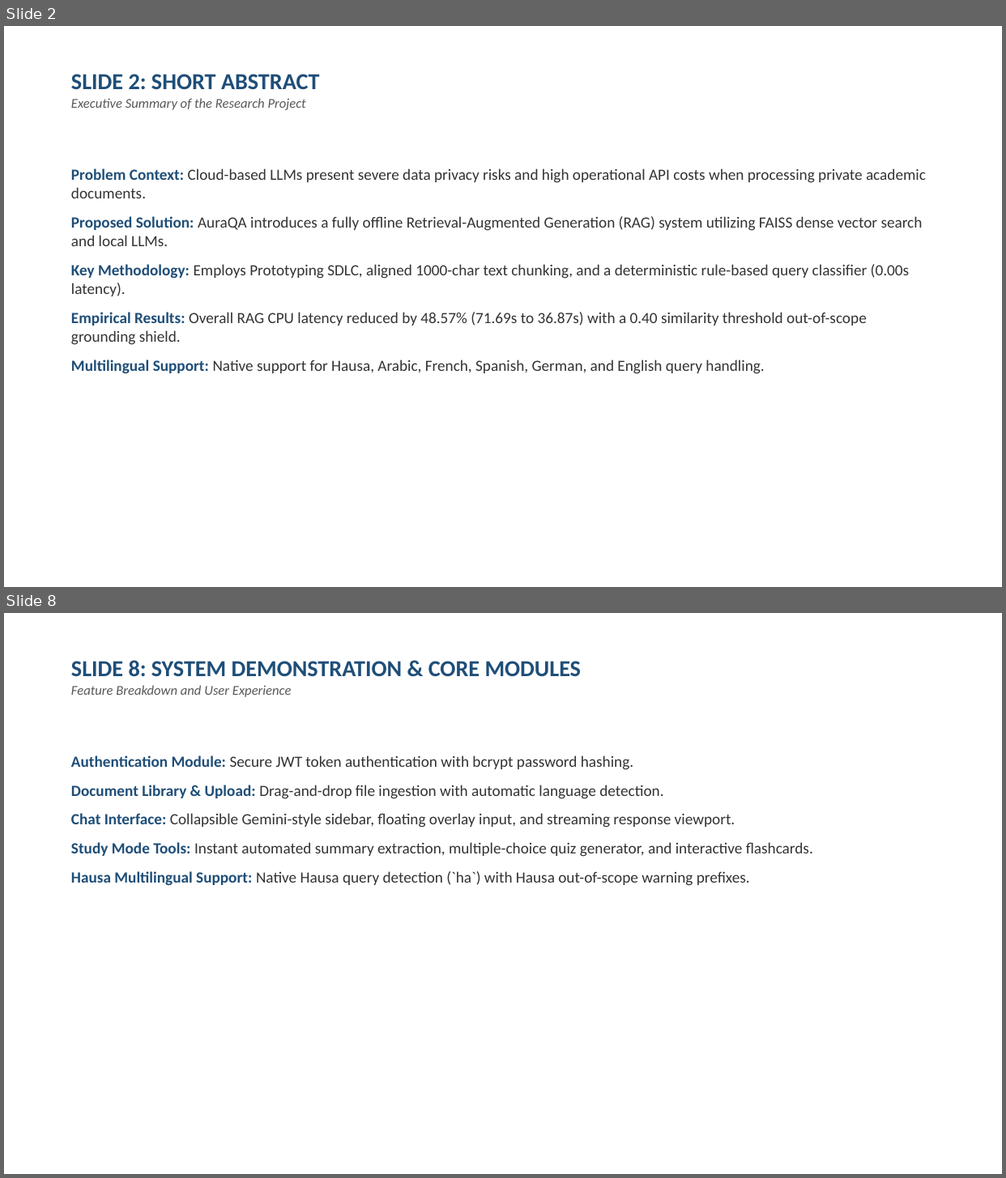
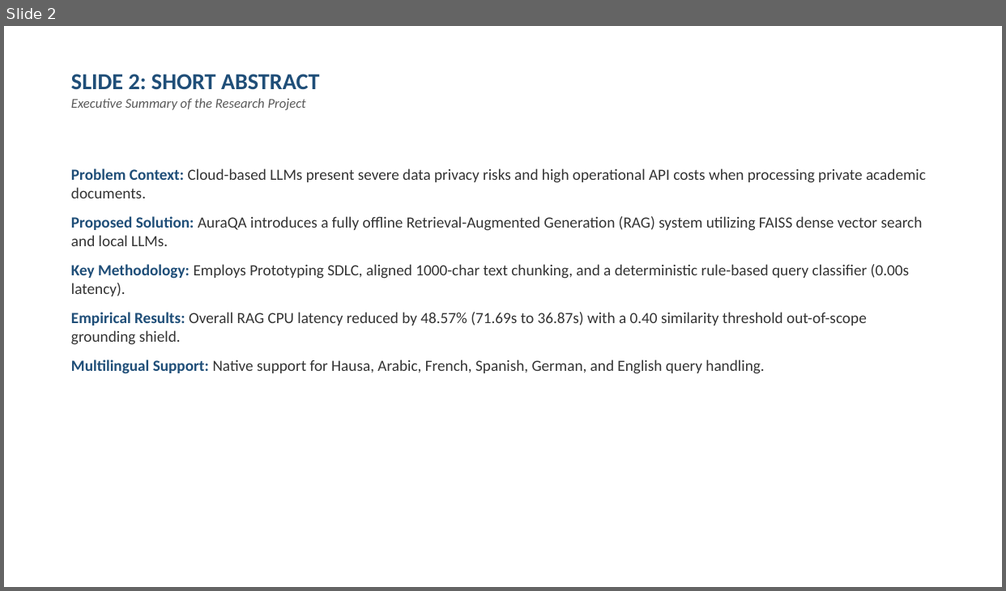
Before and after one commit to SageerAuwal/AuraQA, a slide deck: Professional_Project_Defense_Presentation_AuraQA.pptx. Shown one above the other, each under a label of ours: slides 2 and 8 before the commit, slide 2 after it; the slides between them are not shown. The pictures are 1006x1178 and 1006x591 pixels, drawn with LibreOffice and Linux fonts; fonts in the diff are those of the drawing. Boxes give left, top, right and bottom in pixels: in the first picture for what was removed or moved away, otherwise in the second. Text is boxed around its words. In the diff, an @@ line names an element or a change of style, - is before the commit and + after.

```diff
--- a/Professional_Project_Defense_Presentation_AuraQA.pptx
+++ b/Professional_Project_Defense_Presentation_AuraQA.pptx
@@ slide 8 removed at (x1=4, y1=613, x2=1002, y2=1174), background #FFFFFF @@
@@ text removed at (x1=71, y1=660, x2=582, y2=697) @@
-SLIDE 8: SYSTEM DEMONSTRATION & CORE MODULES
-Feature Breakdown and User Experience
@@ text removed at (x1=71, y1=756, x2=813, y2=886) @@
-Authentication Module: Secure JWT token authentication with bcrypt password hashing.
-Document Library & Upload: Drag-and-drop file ingestion with automatic language detection.
-Chat Interface: Collapsible Gemini-style sidebar, floating overlay input, and streaming response viewport.
-Study Mode Tools: Instant automated summary extraction, multiple-choice quiz generator, and interactive flashcards.
-Hausa Multilingual Support: Native Hausa query detection (`ha`) with Hausa out-of-scope warning prefixes.
```
Also in this commit, not shown: 7 slides changed, 3 other slides removed, 2 other files.
